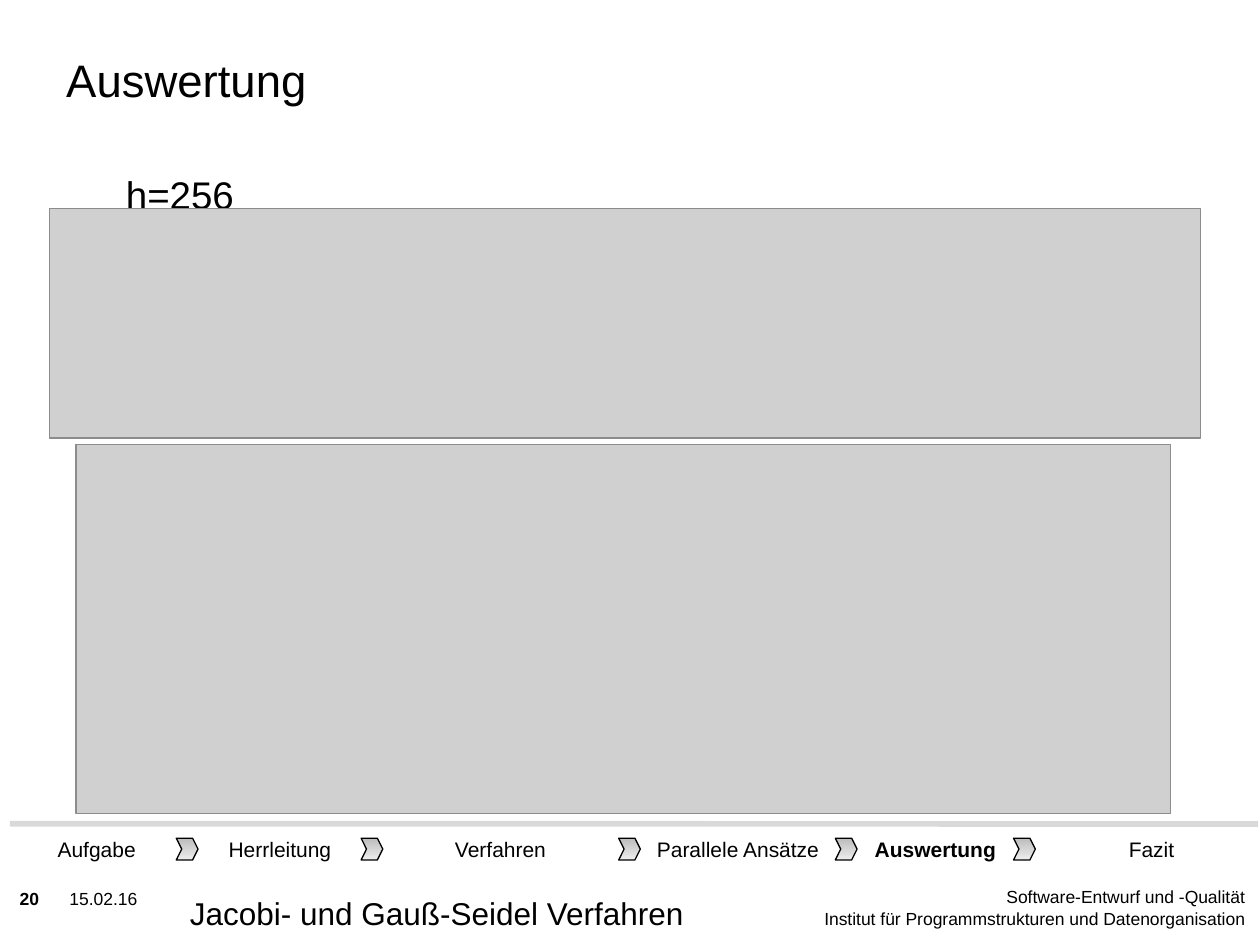
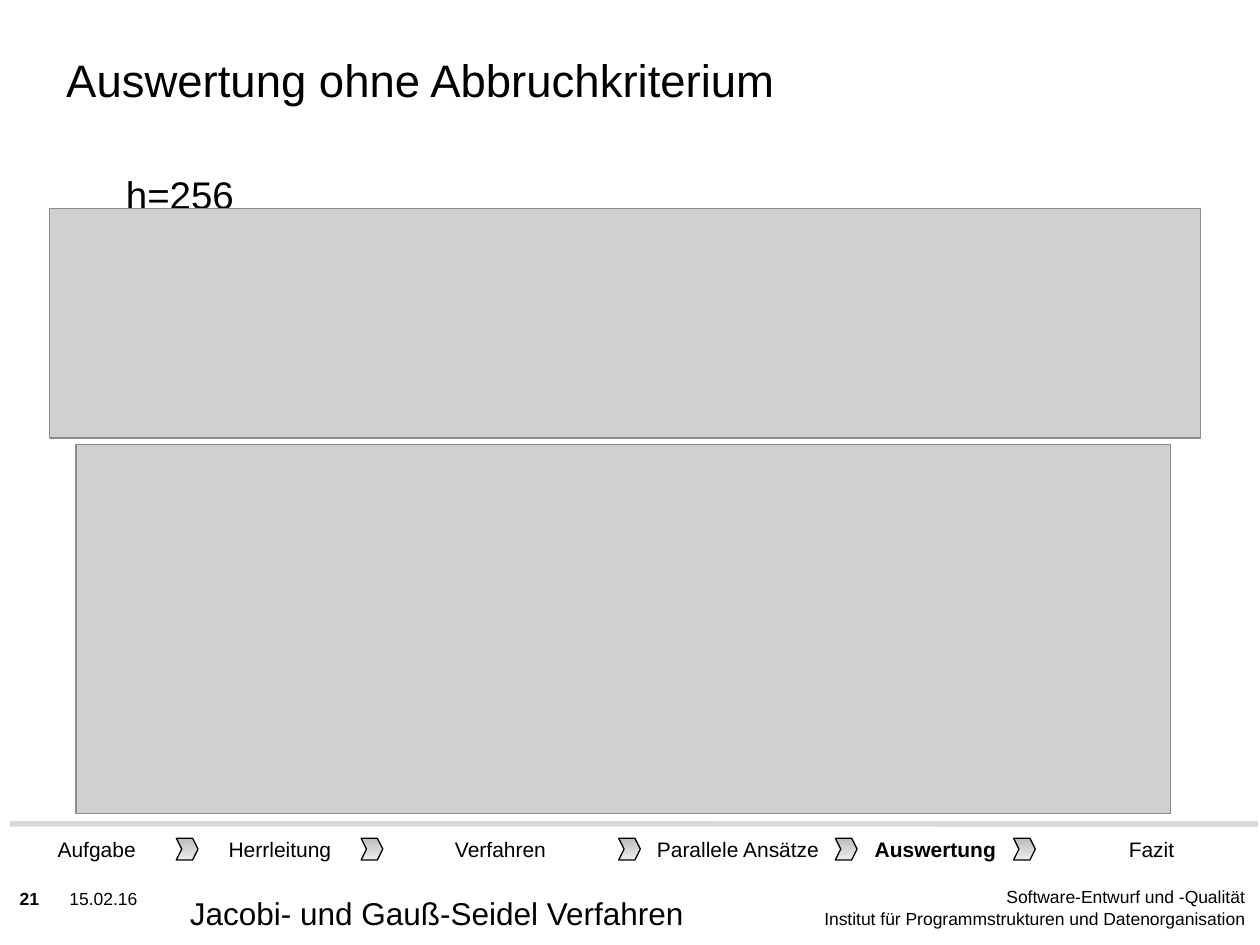
Before and after one commit to lutteropp/parallelDG, a slide deck: slide 21 of präsident/KIT-Masterslides-DE-SDQ.odp (slide 20 before the commit). Drawn at 1260x945 pixels with LibreOffice and Linux fonts; fonts in the diff are those of the drawing; grey boxes stand for pictures; background and template pictures are left out. Boxes give left, top, right and bottom in pixels: in the first picture for what was removed or moved away, otherwise in the second. Text is boxed around its words. In the diff, an @@ line names an element or a change of style, - is before the commit and + after.

Commit message:
abbruchkriterium gemacht. hab immernoch paar minuten zu wenig zu reden :o

```diff
--- a/präsident/KIT-Masterslides-DE-SDQ.odp
+++ b/präsident/KIT-Masterslides-DE-SDQ.odp
@@ title at <box>66,64,774,106</box>: text changed @@
-Auswertung
+Auswertung ohne Abbruchkriterium
@@ page number at <box>20,892,39,905</box>: text changed @@
-20
+21
```
Also in this commit, not shown: 4 other slides changed, 2 slides added, 1 other file.
